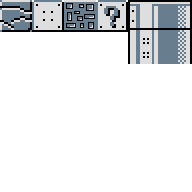
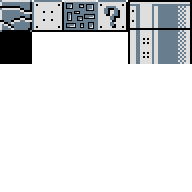
Before/after of a 192x192 layered artwork. What changed in the layer stack:
added layer "Layer 6" above "Layer 5 b" over box(0, 32, 32, 64)
